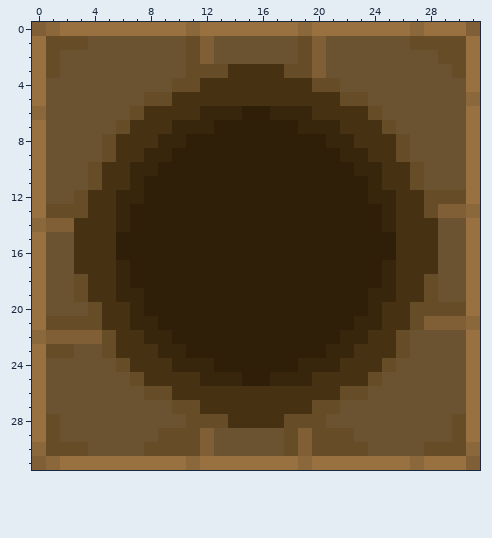
Pixel-art sprite, stored at textures/blocks/barrel_top_open.png. Above, as it was before the edit.
The file is 32x32 pixels.
After the commit:
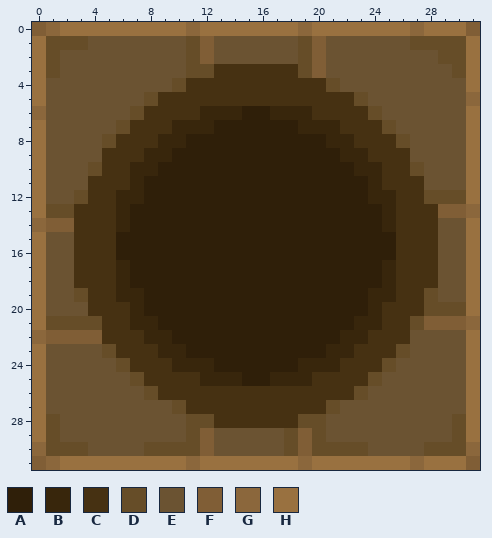
Palette (. is transparent): A #2f1f09  B #38260c  C #463112  D #664d28  E #6b5332  F #805e36  G #8b673c  H #997140
What changed:
Colour D becomes colour C in row 3 at x 13 and 18; in row 4 at x 11 and 20; in row 5 at x 9 and 22; in row 9 at x 5 and 26; in row 11 at x 4 and 27; in row 13 at x 3 and 28.
Colour D becomes colour C in row 18 at x 3 and 28; in row 20 at x 4 and 27; in row 22 at x 5 and 26; in row 26 at x 9 and 22; in row 27 at x 11 and 20; in row 28 at x 13 and 18.
Colour D becomes colour E in row 23 at x 1 to 2; in row 29 at x 9 to 10 and 21 to 22.
Where, in picture pixels (left, top, right, bottom), the same in both pictures:
changed: (158, 64, 228, 106)
changed: (284, 64, 354, 106)
changed: (74, 148, 116, 218)
changed: (396, 148, 438, 218)
changed: (46, 274, 116, 358)
changed: (284, 274, 438, 442)
changed: (158, 386, 228, 442)
